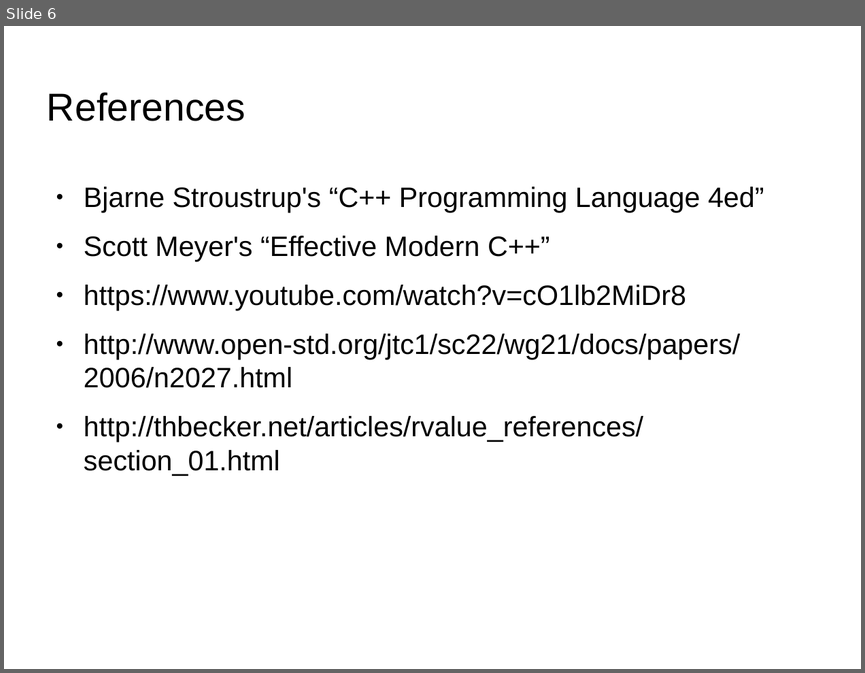
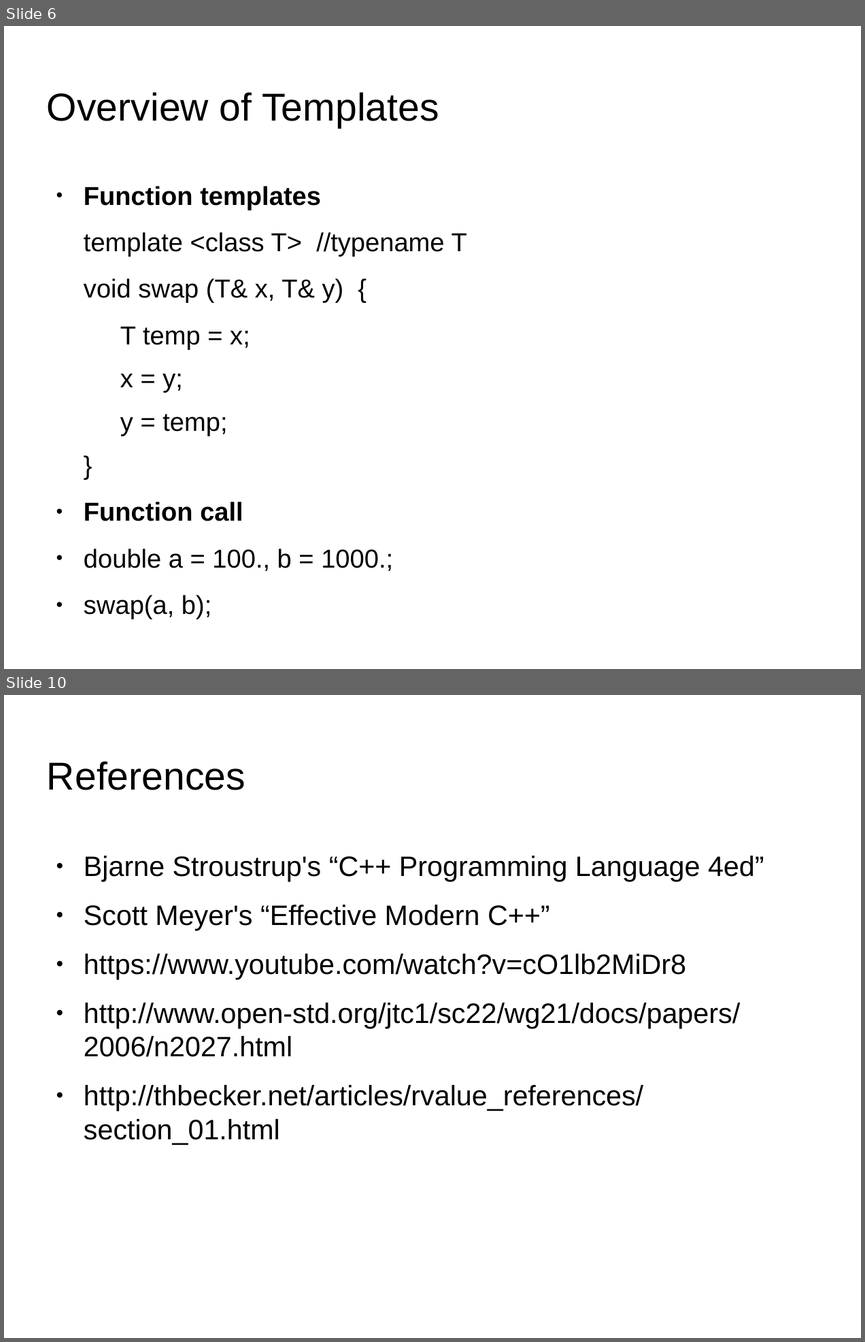
Before and after one commit to kks32/cpp-software-development, a slide deck: Ex_17_RTTI_Metaprogramming_Traits/Ex_17_RTTI_Metaprogramming_Traits.odp. Shown one above the other, each under a label of ours: slide 6 before the commit, slides 6 and 10 after it; the slides between them are not shown. The pictures are 865x673 and 865x1342 pixels, drawn with LibreOffice and Linux fonts; fonts in the diff are those of the drawing; background and template pictures are left out. Boxes give left, top, right and bottom in pixels: in the first picture for what was removed or moved away, otherwise in the second. Text is boxed around its words. In the diff, an @@ line names an element or a change of style, - is before the commit and + after.

Commit message:
Templates

```diff
--- a/Ex_17_RTTI_Metaprogramming_Traits/Ex_17_RTTI_Metaprogramming_Traits.odp
+++ b/Ex_17_RTTI_Metaprogramming_Traits/Ex_17_RTTI_Metaprogramming_Traits.odp
@@ slide 6 added at <box>4,26,861,669</box>, background picture (left out) @@
@@ title added at <box>47,92,439,128</box>, 36 pt, text #000000 @@
+Overview of Templates
@@ text added at <box>84,186,467,619</box>, 24.1 pt, text #000000 @@
+● Function templates
+template <class T> //typename T
+void swap (T& x, T& y) {
+  T temp = x;
+  x = y;
+  y = temp;
+}
+● Function call
+● double a = 100., b = 1000.;
+● swap(a, b);
@@ what was slide 6 is now slide 10 @@
```
Also in this commit, not shown: 3 other slides added, 2 other files.
